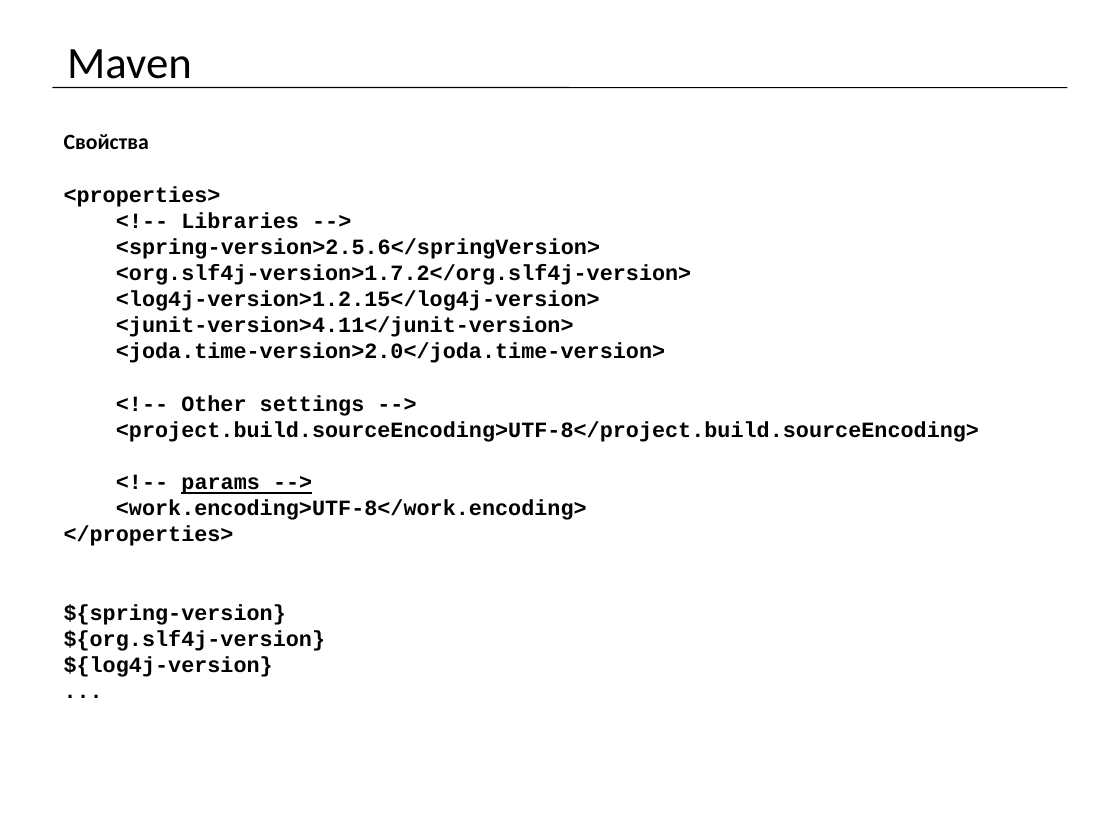
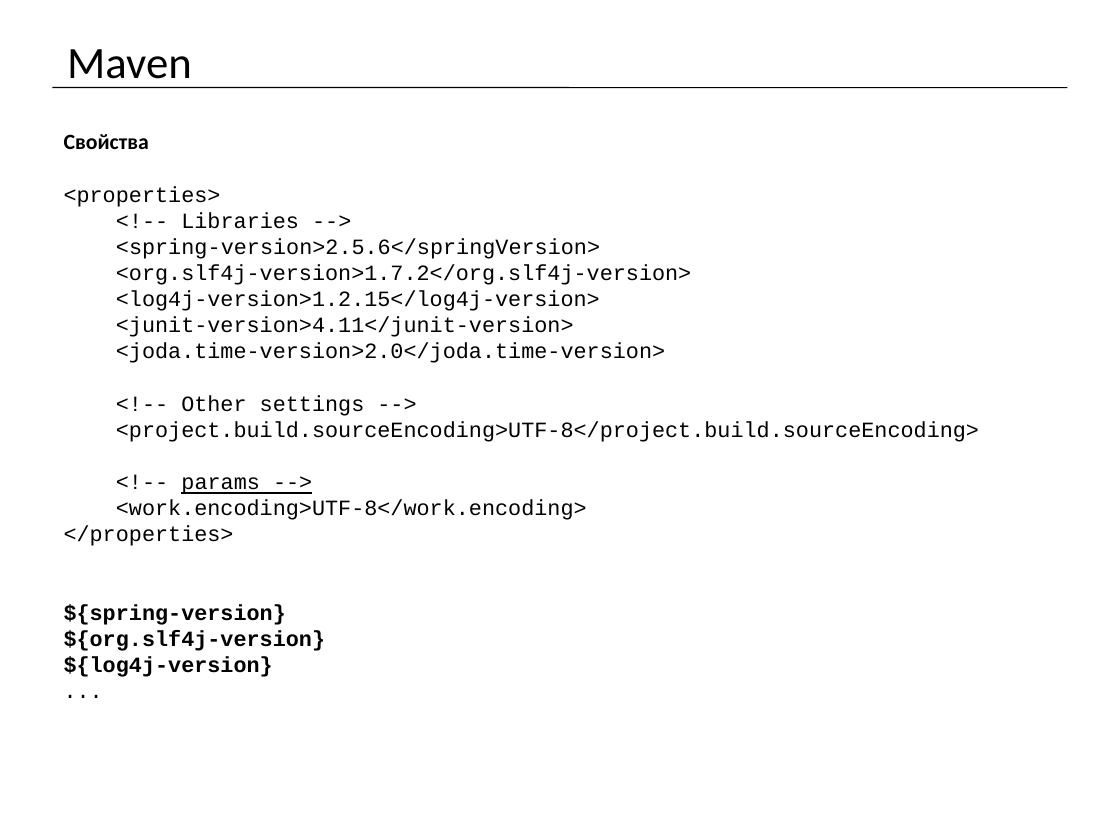
Before and after one commit to mrdekk/j2ee_course, a slide deck: slide 17 of lectures/j2ee. Lecture 1.pptx. Drawn at 1120x840 pixels with LibreOffice and Linux fonts; fonts in the diff are those of the drawing. Boxes give left, top, right and bottom in pixels: in the first picture for what was removed or moved away, otherwise in the second. Text is boxed around its words. In the diff, an @@ line names an element or a change of style, - is before the commit and + after.

```diff
--- a/lectures/j2ee. Lecture 1.pptx
+++ b/lectures/j2ee. Lecture 1.pptx
@@ text at (64,186,979,546): bold off in "<properties>", "<!-- Libraries -->", "<spring-version>2.5.6</springVersion>", "<org.slf4j-version>1.7.2</org.slf4j-version>" and 9 more places @@
```
Also in this commit, not shown: 7 other slides changed, 2 slides added, 16 other files.
